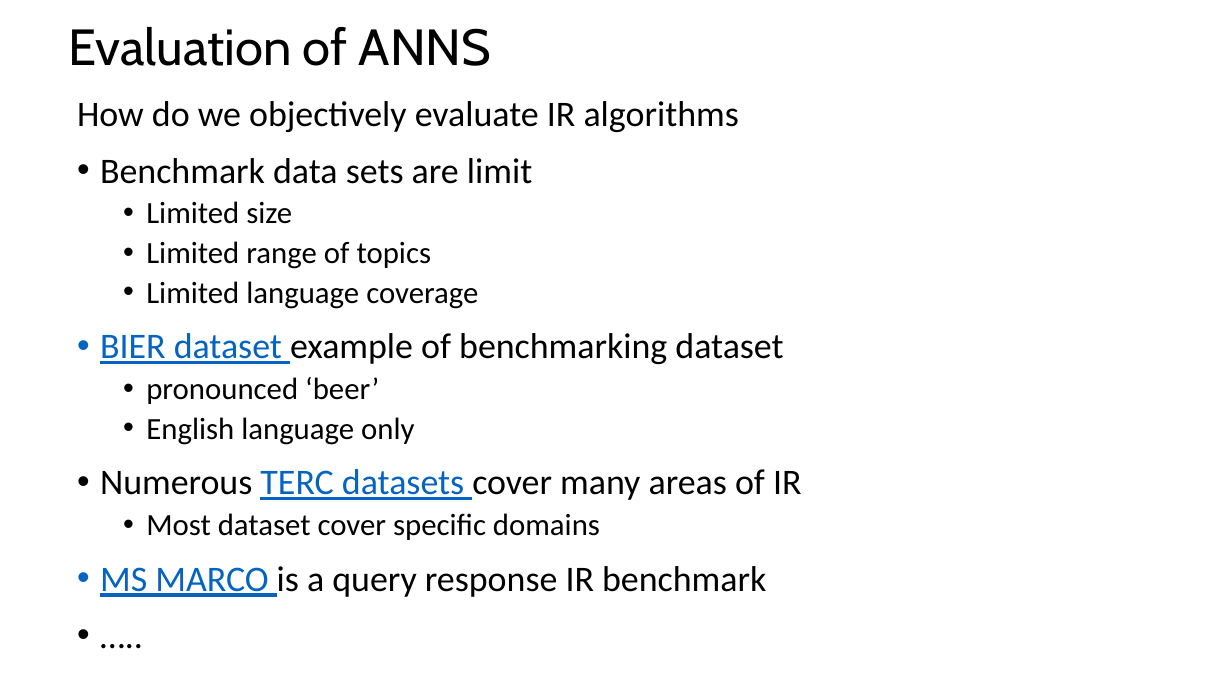
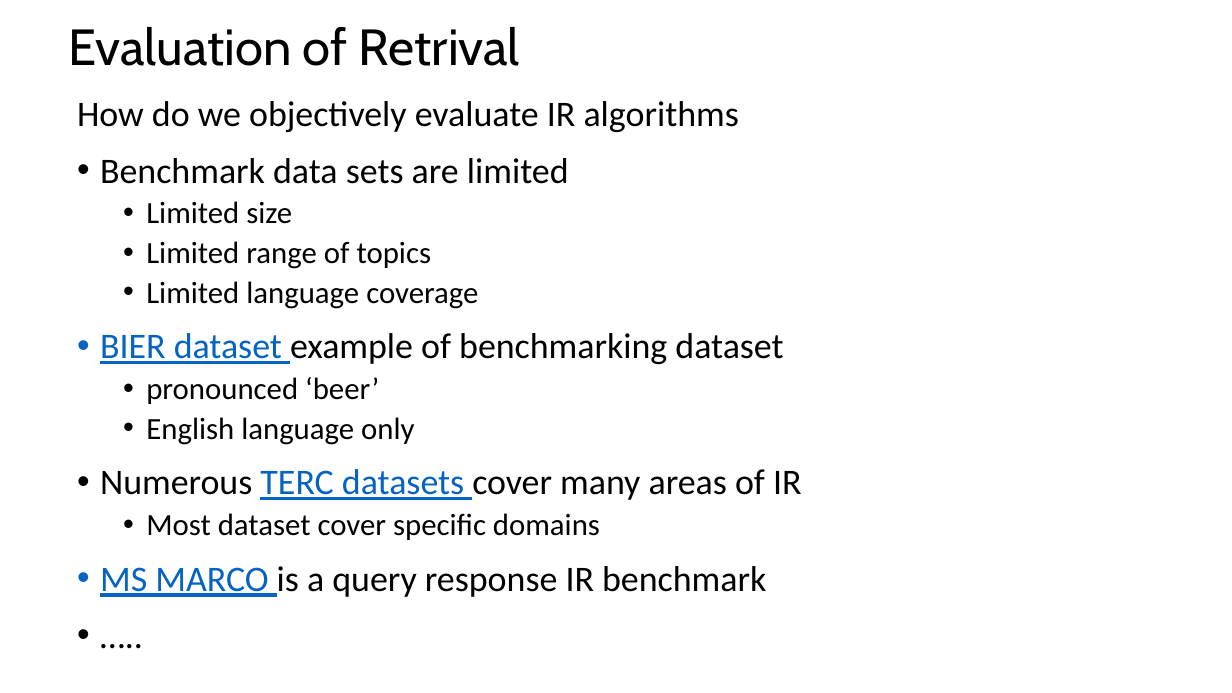
Before and after one commit to jonahneu/CSCI-E-108, a slide deck: slide 18 of slides/7_InformationRetrievalSearch.pptx. Drawn at 1232x693 pixels with LibreOffice and Linux fonts; fonts in the diff are those of the drawing. Boxes give left, top, right and bottom in pixels: in the first picture for what was removed or moved away, otherwise in the second. Text is boxed around its words. In the diff, an @@ line names an element or a change of style, - is before the commit and + after.

```diff
--- a/slides/7_InformationRetrievalSearch.pptx
+++ b/slides/7_InformationRetrievalSearch.pptx
@@ title at <box>68,27,520,66</box>: text changed @@
-Evaluation of ANNS
+Evaluation of Retrival
@@ text at <box>100,158,569,184</box>: text changed @@
-• Benchmark data sets are limit
+• Benchmark data sets are limited
```
Also in this commit, not shown: 17 other slides changed, 2 slides added.
